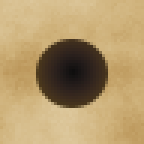
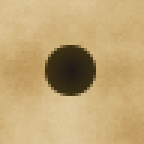
Before/after of a w=144, h=144 layered artwork. What changed in the layer stack:
added layer "Layer #3" above "Layer #2" over [45, 45, 96, 96]
hid "Layer #2" over [36, 39, 108, 108]
